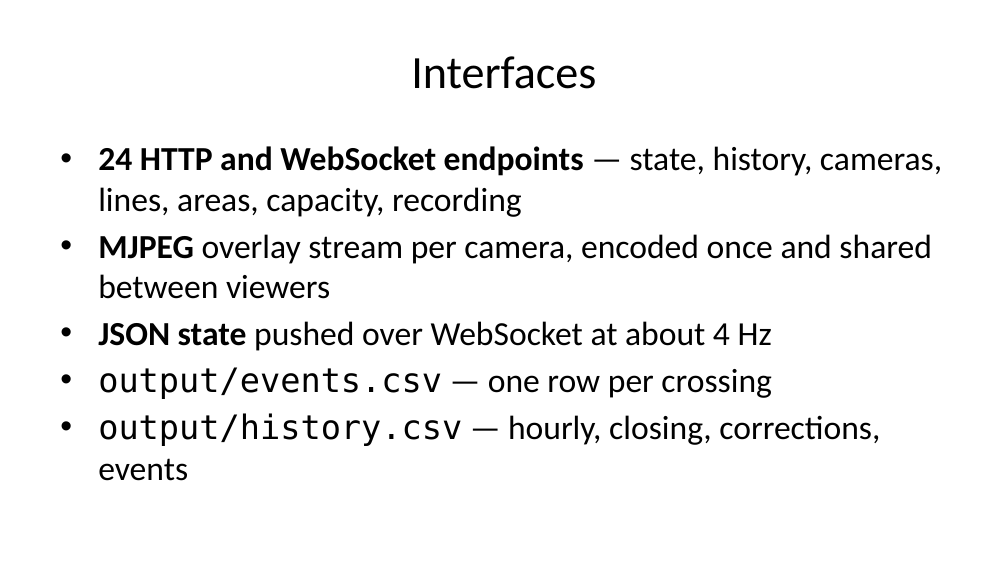
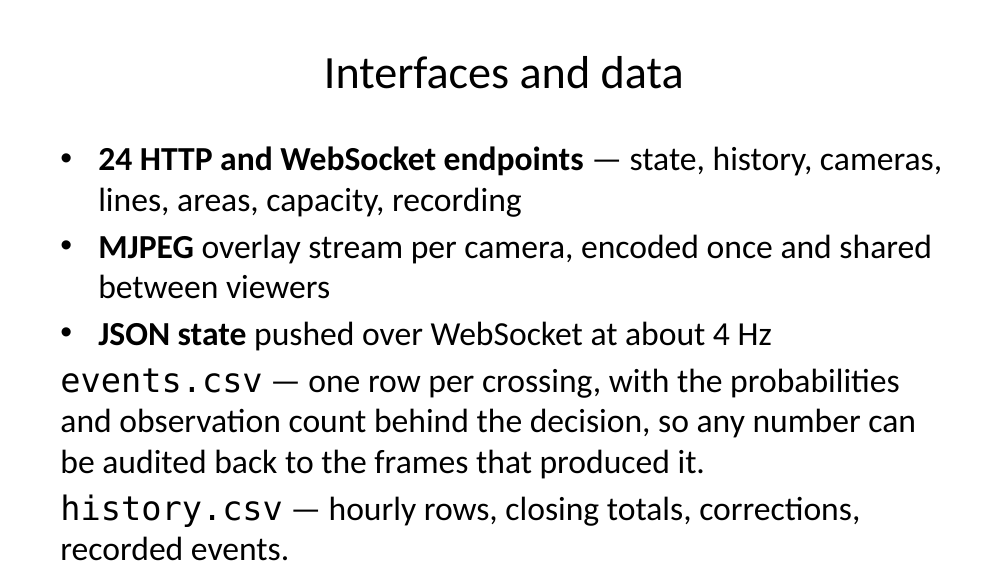
Before and after one commit to felixyustian/visitor-counting-console, a slide deck: slide 25 of docs/Visitor-Counting-Console-Deck.pptx (slide 12 before the commit). Drawn at 1008x567 pixels with LibreOffice and Linux fonts; fonts in the diff are those of the drawing. Boxes give left, top, right and bottom in pixels: in the first picture for what was removed or moved away, otherwise in the second. Text is boxed around its words. In the diff, an @@ line names an element or a change of style, - is before the commit and + after.

```diff
--- a/docs/Visitor-Counting-Console-Deck.pptx
+++ b/docs/Visitor-Counting-Console-Deck.pptx
@@ title at (x1=324, y1=56, x2=684, y2=89): text changed @@
-Interfaces
+Interfaces and data
@@ text at (x1=60, y1=368, x2=916, y2=527): text changed @@
-• output/events.csv — one row per crossing
-• output/history.csv — hourly, closing, corrections, events
+events.csv — one row per crossing, with the probabilities and observation count behind the decision, so any number can be audited back to the frames that produced it.
+history.csv — hourly rows, closing totals, corrections, recorded events.
```
Also in this commit, not shown: 11 other slides changed, 14 slides added, 1 slide removed, 17 other files.
